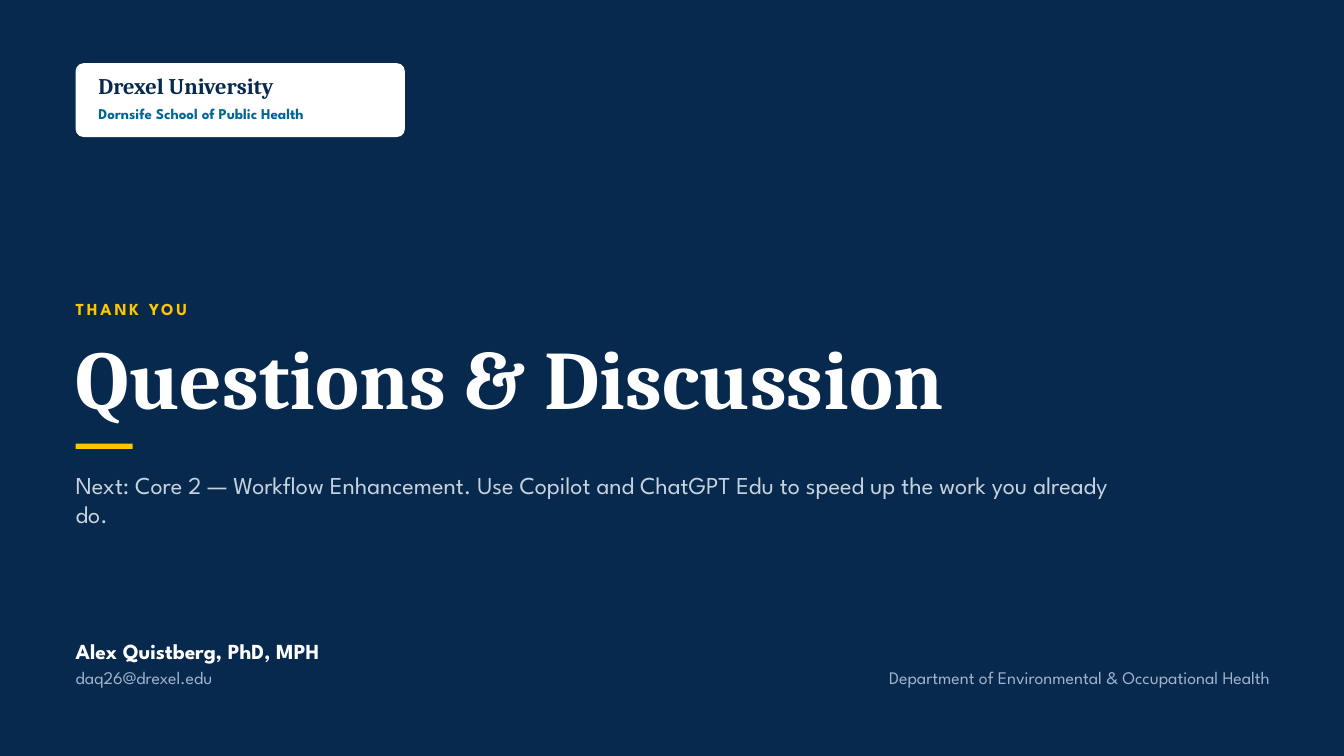
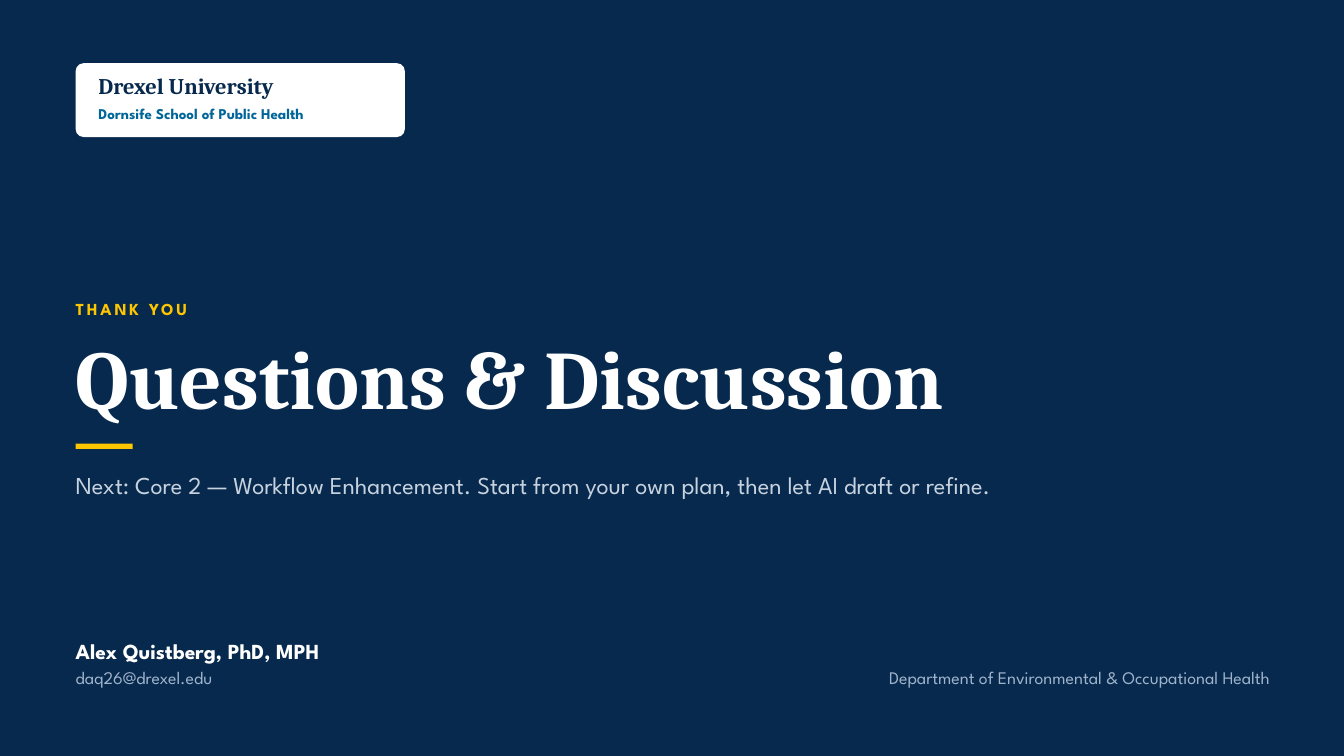
Before and after one commit to aquistbe/DSPH-Faculty-and-Staff-AI-Training, a slide deck: slide 21 of docs/slides/DSPH_Workshop1_Foundations_and_Capabilities.pptx. Drawn at 1344x756 pixels with LibreOffice and Linux fonts; fonts in the diff are those of the drawing. Boxes give left, top, right and bottom in pixels: in the first picture for what was removed or moved away, otherwise in the second. Text is boxed around its words. In the diff, an @@ line names an element or a change of style, - is before the commit and + after.

```diff
--- a/docs/slides/DSPH_Workshop1_Foundations_and_Capabilities.pptx
+++ b/docs/slides/DSPH_Workshop1_Foundations_and_Capabilities.pptx
@@ text at [76, 477, 990, 499]: text changed @@
-Next: Core 2 — Workflow Enhancement. Use Copilot and ChatGPT Edu to speed up the work you already do.
+Next: Core 2 — Workflow Enhancement. Start from your own plan, then let AI draft or refine.
```
Also in this commit, not shown: 2 other slides changed, 26 other files.
